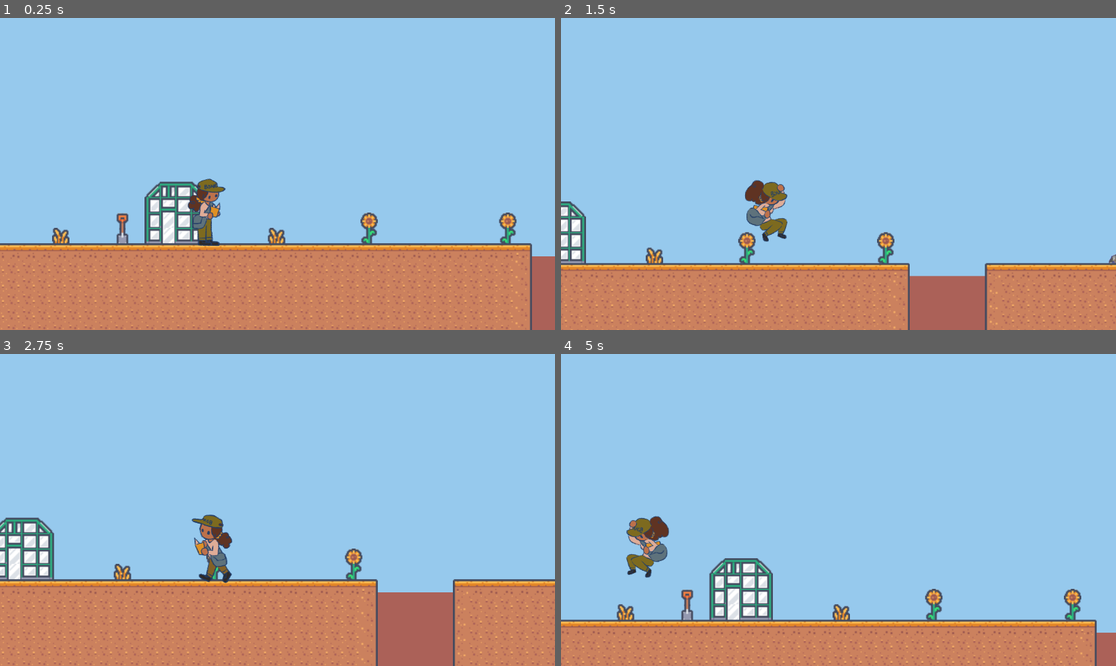
Above: before the commit, frames 1-4 (two rows, left to right).
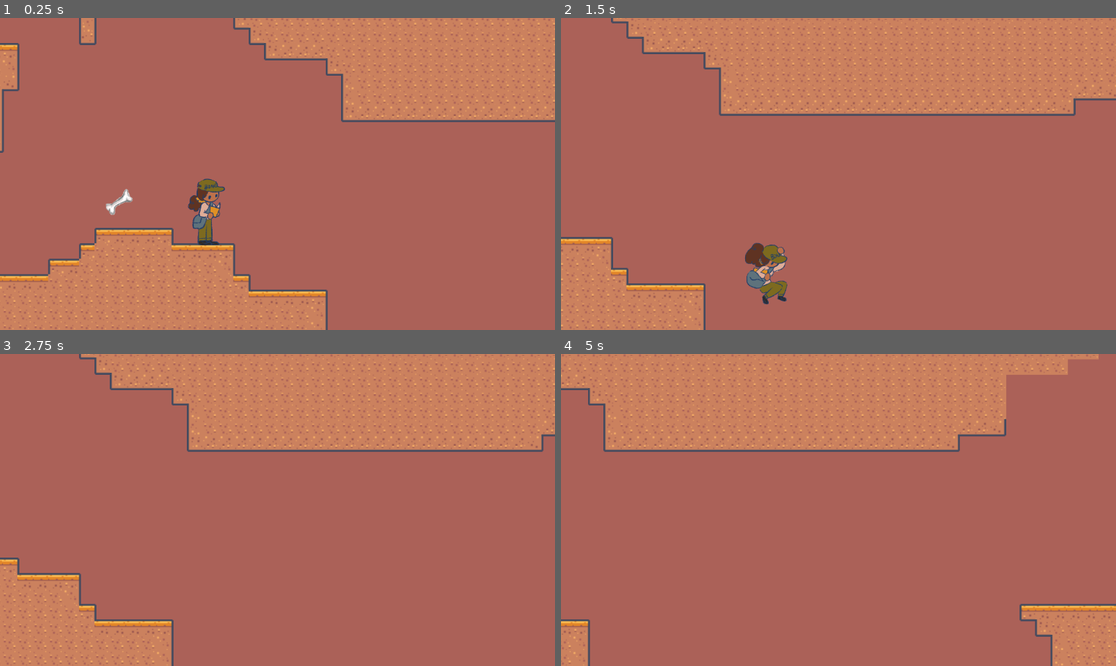
Above: after the commit, the same moments.

Repository: MarkMcG88/GameJam
Game: Godot game, scene res://scenes/game.tscn
The game is run twice, just before and just after one commit, with the same random seed, the same clock (stepped at 60 frames per second) and the same inputs. Sound files missing from this copy of the repository are replaced by a short silence.
Inputs:
- Up to frame 1 (0.25 s): no input
- Up to frame 2 (1.5 s): hold D (move_right) from 0.53 s (still down); tap Space (jump) at 0.77 s
- Up to frame 3 (2.75 s): tap Space (jump) at 1.52 s; release D (move_right) at 2.03 s; hold A (move_left) from 2.03 s (still down)
- Up to frame 4 (5 s): release A (move_left) at 2.78 s; hold D (move_right) 2.78-4.28 s; tap Space (jump) at 3.02, 3.77, 4.52 s; hold A (move_left) from 4.28 s (still down)

The runs differ from the first frame. In frame 1, 86% of the frame differs, in the area x 0-100%, y 0-100%; in frame 2, 92%; in frame 3, 89%; in frame 4, 97%.
Error before the commit: Attempt to call function 'get_node' in base 'null instance' on a null instance. (res://scripts/game.gd:5)

Commit message:
Another bug fix
Bones collision zone clears properly

Diff:
--- a/gamejam/scenes/bone.tscn
+++ b/gamejam/scenes/bone.tscn
@@ -1,11 +1,38 @@
-[gd_scene load_steps=8 format=3 uid="uid://c0le7yxcimg2r"]
+[gd_scene load_steps=8 format=3 uid="uid://di7qb0qt0y837"]
 
 [ext_resource type="Script" uid="uid://c0s6n8y2yw7tp" path="res://scripts/bone.gd" id="1_f60gj"]
-[ext_resource type="Texture2D" uid="uid://crvmfurdp5mfw" path="res://assets/art assets/Bones_inventory_icon_assets/Body_bone_inventory_icon_asset.png" id="1_mm6ww"]
+[ext_resource type="Texture2D" uid="uid://c2ey4tjydk003" path="res://assets/art assets/Bones_inventory_icon_assets/Body_bone_inventory_icon_asset.png" id="1_mm6ww"]
 [ext_resource type="AudioStream" uid="uid://b74jk1125gimy" path="res://assets/audio/puff-of-magic-treasure-chest-heavy-smartsound-fx-1-00-04.mp3" id="3_kq1tw"]
 
 [sub_resource type="RectangleShape2D" id="RectangleShape2D_f60gj"]
 size = Vector2(60.1173, 54.4847)
+
+[sub_resource type="Animation" id="Animation_f60gj"]
+length = 0.001
+tracks/0/type = "value"
+tracks/0/imported = false
+tracks/0/enabled = true
+tracks/0/path = NodePath("Sprite2D:position")
+tracks/0/interp = 1
+tracks/0/loop_wrap = true
+tracks/0/keys = {
+"times": PackedFloat32Array(0),
+"transitions": PackedFloat32Array(1),
+"update": 0,
+"values": [Vector2(0, 0)]
+}
+tracks/1/type = "value"
+tracks/1/imported = false
+tracks/1/enabled = true
+tracks/1/path = NodePath("CollisionShape2D:position")
+tracks/1/interp = 1
+tracks/1/loop_wrap = true
+tracks/1/keys = {
+"times": PackedFloat32Array(0),
+"transitions": PackedFloat32Array(1),
+"update": 0,
+"values": [Vector2(0, 0)]
+}
 
 [sub_resource type="Animation" id="Animation_mm6ww"]
 resource_name = "bounce"
@@ -36,33 +63,6 @@
 "values": [Vector2(0, 0), Vector2(0, 20)]
 }
 
-[sub_resource type="Animation" id="Animation_f60gj"]
-length = 0.001
-tracks/0/type = "value"
-tracks/0/imported = false
-tracks/0/enabled = true
-tracks/0/path = NodePath("Sprite2D:position")
-tracks/0/interp = 1
-tracks/0/loop_wrap = true
-tracks/0/keys = {
-"times": PackedFloat32Array(0),
-"transitions": PackedFloat32Array(1),
-"update": 0,
-"values": [Vector2(0, 0)]
-}
-tracks/1/type = "value"
-tracks/1/imported = false
-tracks/1/enabled = true
-tracks/1/path = NodePath("CollisionShape2D:position")
-tracks/1/interp = 1
-tracks/1/loop_wrap = true
-tracks/1/keys = {
-"times": PackedFloat32Array(0),
-"transitions": PackedFloat32Array(1),
-"update": 0,
-"values": [Vector2(0, 0)]
-}
-
 [sub_resource type="AnimationLibrary" id="AnimationLibrary_kq1tw"]
 _data = {
 &"RESET": SubResource("Animation_f60gj"),
--- a/gamejam/scenes/game.tscn
+++ b/gamejam/scenes/game.tscn
@@ -566,7 +566,7 @@
 
 [node name="Player" parent="." instance=ExtResource("1_uwrxv")]
 z_index = 99
-position = Vector2(-120, 29)
+position = Vector2(1136, 1229)
 
 [node name="Camera2D" type="Camera2D" parent="Player"]
 position = Vector2(149, -49)
--- a/gamejam/scripts/bone.gd
+++ b/gamejam/scripts/bone.gd
@@ -15,6 +15,8 @@
 		body.collect_bone(bone_name, bone_sprite)
 	if $Sprite2D != null:
 		$Sprite2D.queue_free()
+	if $CollisionShape2D != null:
+		$CollisionShape2D.queue_free()
 	#
 #func testprint():
 	#var bone_name = get_meta("name")  # This should retrieve the string set in the Inspector
--- a/gamejam/scripts/game.gd
+++ b/gamejam/scripts/game.gd
@@ -1,8 +1,6 @@
 extends Node2D
 
 @onready var player = get_node("Player")  # Path to Player node
-@onready var canvas_layer = get_node("CanvasLayer")  # Get Camera2D node from Player
-@onready var bone_control = canvas_layer.get_node("BoneControl")  # Get Camera2D node from Player
 @onready var bones_collected = get_node("BonesCollected")  # Get BonesCollected node from Camera2D
 
 func _ready():
Not shown: 1 places in gamejam/scenes/game.tscn that only renumber resources
